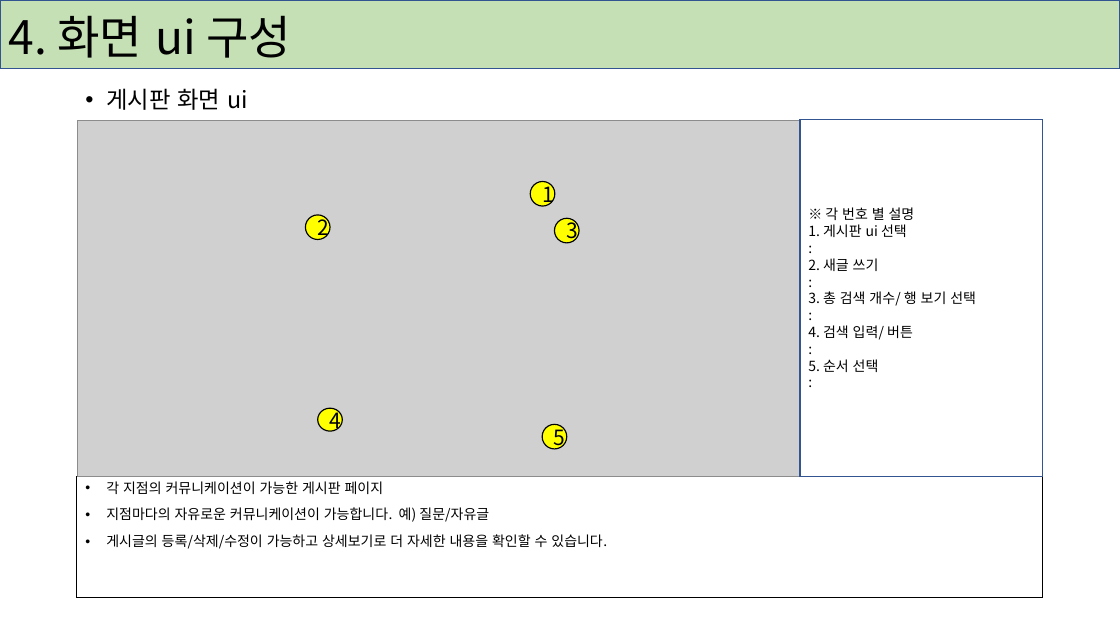
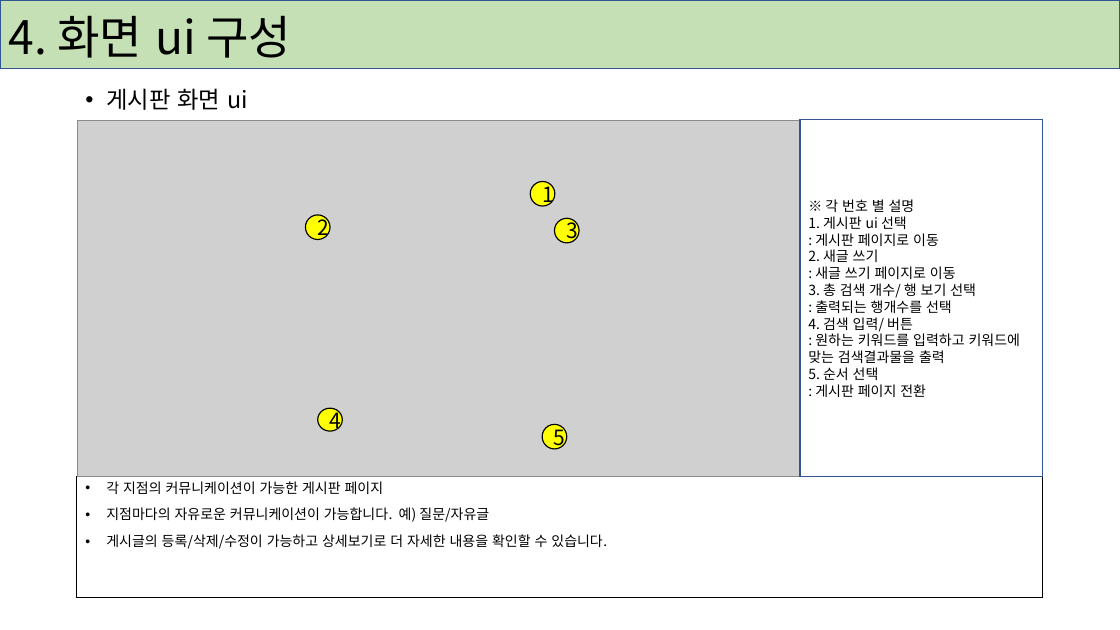
Before and after one commit to noel7752-gmail-com/-ERP-System, a slide deck: slide 13 of 주영일/4조 새벽코딩.pptx. Drawn at 1120x630 pixels with LibreOffice and Linux fonts; fonts in the diff are those of the drawing; grey boxes stand for pictures. Boxes give left, top, right and bottom in pixels: in the first picture for what was removed or moved away, otherwise in the second. Text is boxed around its words. In the diff, an @@ line names an element or a change of style, - is before the commit and + after.

```diff
--- a/주영일/4조 새벽코딩.pptx
+++ b/주영일/4조 새벽코딩.pptx
@@ text in rectangle at (x1=815, y1=233, x2=939, y2=246): text changed @@
-:
+: 게시판 페이지로 이동
@@ text in rectangle at (x1=815, y1=266, x2=956, y2=279): text changed @@
-:
+: 새글 쓰기 페이지로 이동
@@ text in rectangle at (x1=815, y1=300, x2=952, y2=313): text changed @@
-:
+: 출력되는 행개수를 선택
@@ text in rectangle at (x1=808, y1=333, x2=1020, y2=363): text changed @@
-:
+: 원하는 키워드를 입력하고 키워드에 맞는 검색결과물을 출력
@@ text in rectangle at (x1=815, y1=384, x2=926, y2=397): text changed @@
-:
+: 게시판 페이지 전환
```
Also in this commit, not shown: 1 other slide changed.
